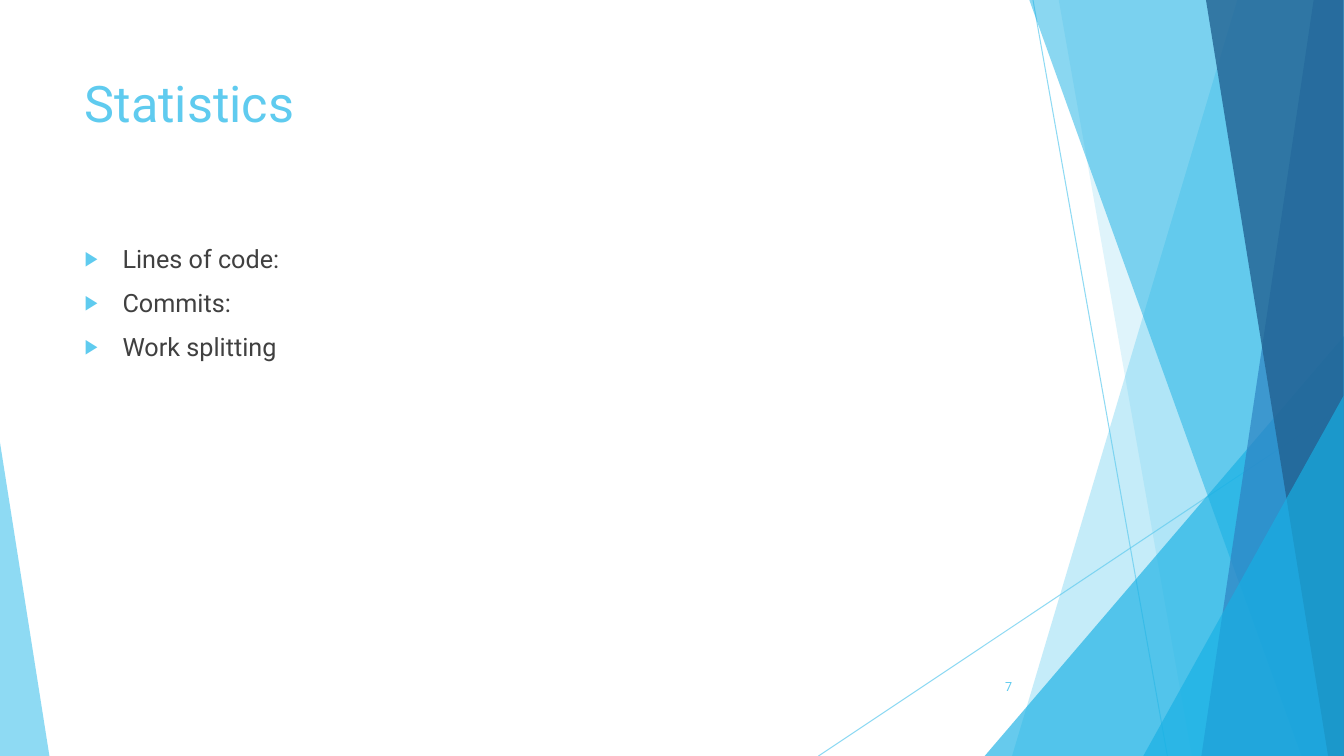
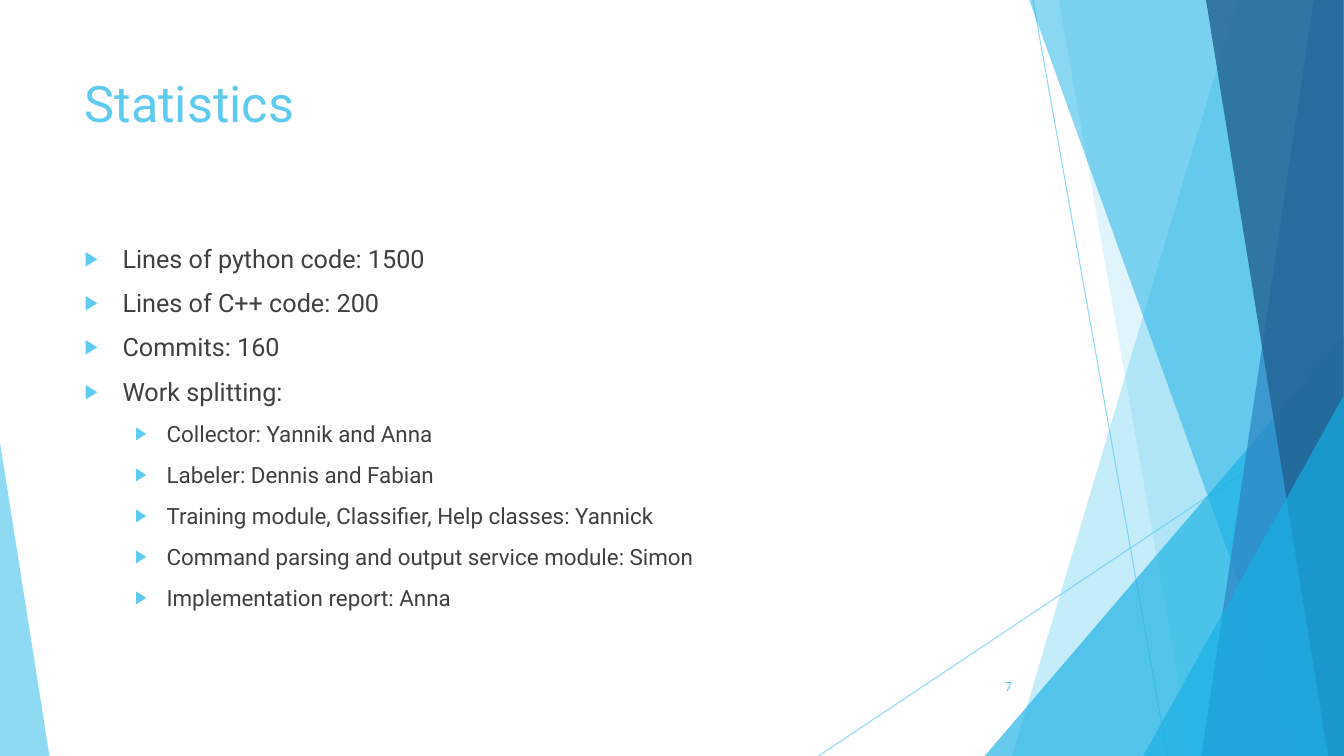
Before and after one commit to TheSlimvReal/PSE---LA-meets-ML, a slide deck: slide 7 of Implementation Sheet/Impl_sheet_presentation.pptx. Drawn at 1344x756 pixels with LibreOffice and Linux fonts; fonts in the diff are those of the drawing. Boxes give left, top, right and bottom in pixels: in the first picture for what was removed or moved away, otherwise in the second. Text is boxed around its words. In the diff, an @@ line names an element or a change of style, - is before the commit and + after.

```diff
--- a/Implementation Sheet/Impl_sheet_presentation.pptx
+++ b/Implementation Sheet/Impl_sheet_presentation.pptx
@@ text at [123, 249, 693, 611]: text changed; size 18 to 16 pt @@
-▶ Lines of code:
-▶ Commits:
-▶ Work splitting
+▶ Lines of python code: 1500
+▶ Lines of C++ code: 200
+▶ Commits: 160
+▶ Work splitting:
+  ▶ Collector: Yannik and Anna
+  ▶ Labeler: Dennis and Fabian
+  ▶ Training module, Classifier, Help classes: Yannick
+  ▶ Command parsing and output service module: Simon
+  ▶ Implementation report: Anna
```
Also in this commit, not shown: 3 other slides changed, 3 slides added, 2 slides removed, 2 other files.
